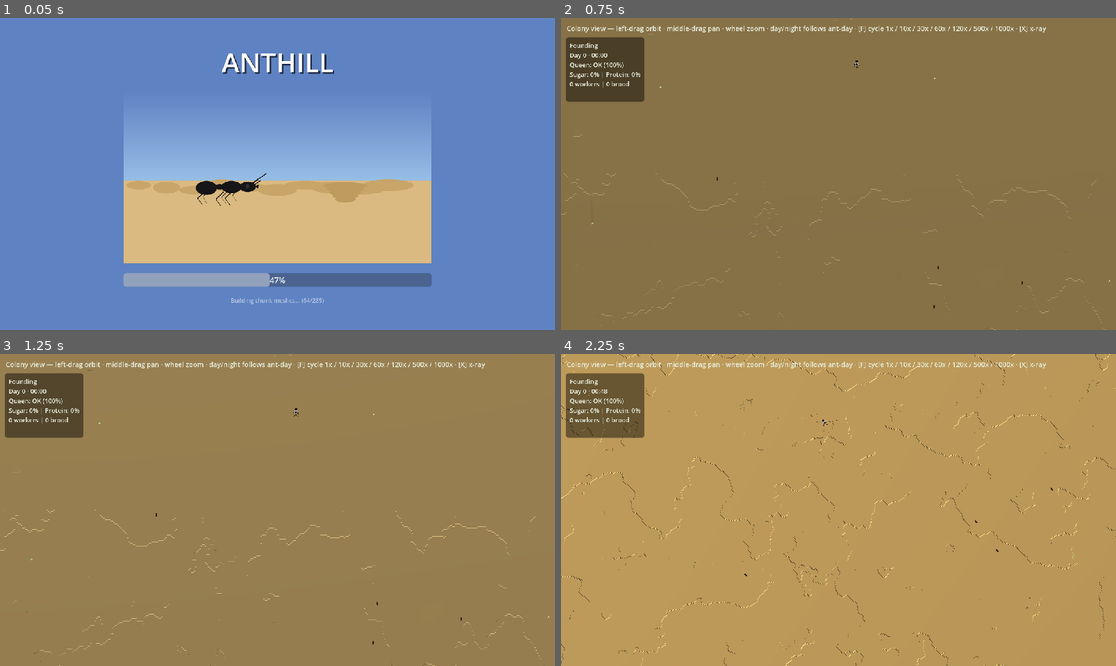
Above: before the commit, frames 1-4 (two rows, left to right).
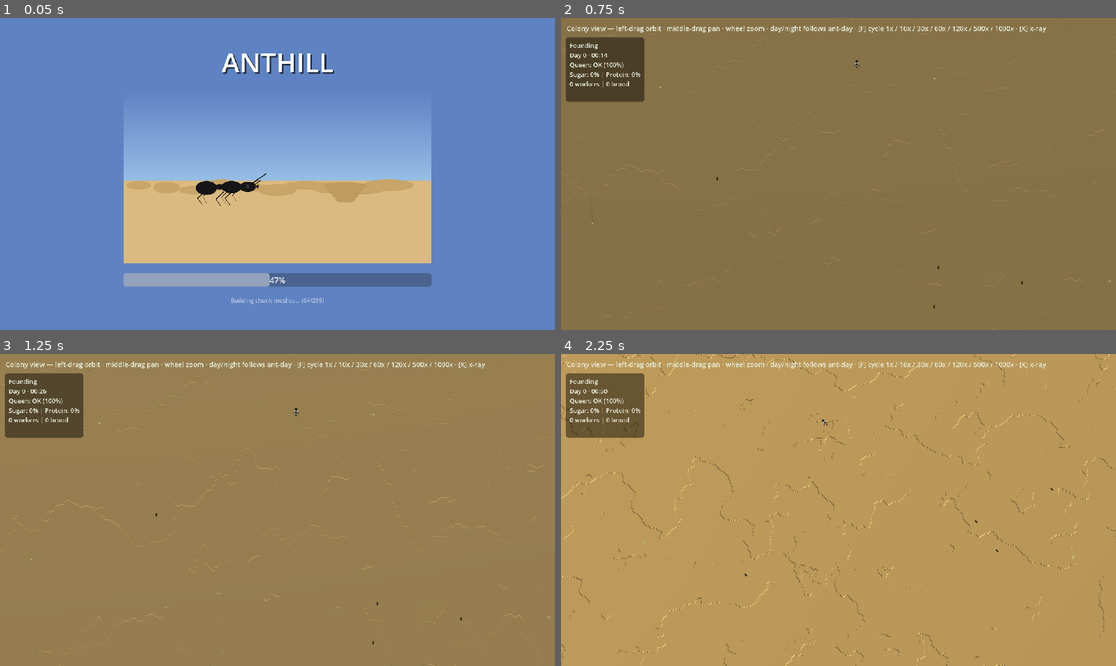
Above: after the commit, the same moments.

Repository: 151henry151/anthill
Game: Godot game, scene res://scenes/loading_screen.tscn
Same seed, same stepped clock (60 frames per second), same inputs: the game is played once before the commit and once after it.
Inputs (mouse positions are in pixels of both pictures, inside the frame that each line leads up to):
- Up to frame 1 (0.05 s): no input
- Up to frame 2 (0.75 s): tap Enter at 0.5 s; move the mouse to (960, 158) at 0.52 s; hold D from 0.53 s (still down); tap E at 0.6 s; click (960, 158) at 0.67 s
- Up to frame 3 (1.25 s): keep holding D; tap Space at 0.77 s
- Up to frame 4 (2.25 s): release D at 1.25 s; drag from (727, 525) to (810, 572) at 1.27 s; move the mouse to (894, 441) at 2.02 s; hold D from 2.03 s (still down); hold Shift from 2.03 s (still down)

Frame 1 is identical in both runs. In frame 2, 0.2% of the frame differs, in the area x 0-100%, y 11-100%; in frame 3, 0.4%; in frame 4, 1.2%, in the area x 0-100%, y 0-100%.

Commit message:
Scale tick-based sim with fast-forward; 4x MSAA; cap sim sub-steps
- Run round(time_scale) sub-steps per physics frame for colony clock and queen
- Enable project MSAA; document CHANGELOG 0.5.23

Diff:
--- a/game/anthill/project.godot
+++ b/game/anthill/project.godot
@@ -37,3 +37,5 @@
 
 textures/canvas_textures/default_texture_filter=0
 renderer/rendering_method="gl_compatibility"
+; 0=disabled, 1=2x, 2=4x, 3=8x — MSAA smooths mesh edges (less jaggy voxels).
+anti_aliasing/quality/msaa_3d=2
--- a/game/anthill/scripts/constants.gd
+++ b/game/anthill/scripts/constants.gd
@@ -210,6 +210,8 @@
 # ---------------------------------------------------------------------------
 ## **[F]** cycles: **1×** → **10×** → **30×** → **60×** → **120×** → **500×** → **1000×** → **1×** …
 const FAST_FORWARD_SPEEDS: Array[float] = [10.0, 30.0, 60.0, 120.0, 500.0, 1000.0]
+## Max simulation sub-steps per physics frame (**`round(Engine.time_scale)`**); avoids pathological frame times if **`time_scale`** is huge.
+const FAST_FORWARD_SIM_STEPS_CAP := 4000
 
 # ---------------------------------------------------------------------------
 # Worker movement intervals (seconds between steps)
--- a/game/anthill/scripts/main_controller.gd
+++ b/game/anthill/scripts/main_controller.gd
@@ -241,10 +241,33 @@
 		and _queen.sand_physics_suppressed()
 	)
 	var sand_us: int = 0
-	if _sand_step != null and not world.sand_idle and not suppress_sand:
-		var t_sand := Time.get_ticks_usec()
-		_sand_step.step(world)
-		sand_us = Time.get_ticks_usec() - t_sand
+	## **`Engine.time_scale`** scales **`delta`** for nodes but does **not** add extra physics callbacks per real second, so tick-based sim ( **`_game_tick += 1`** ) must advance **`round(time_scale)`** sub-steps per frame to make **[F]** fast-forward affect ant-days and brood.
+	var sim_steps: int = maxi(1, int(round(Engine.time_scale)))
+	sim_steps = mini(sim_steps, _Const.FAST_FORWARD_SIM_STEPS_CAP)
+	var t_sys := Time.get_ticks_usec()
+	for _k in range(sim_steps):
+		if _sand_step != null and not world.sand_idle and not suppress_sand:
+			var t_s2 := Time.get_ticks_usec()
+			_sand_step.step(world)
+			sand_us += Time.get_ticks_usec() - t_s2
+		_game_tick += 1
+		if _day_night:
+			_day_night.set_game_tick(_game_tick)
+		_game_day = _game_tick / _Const.TICKS_PER_ANT_DAY
+		var worker_n: int = colony_ants.get_worker_count() if colony_ants else 0
+		if is_instance_valid(_queen) and _queen.has_method("care_for_brood"):
+			_queen.care_for_brood(worker_n)
+		if worker_n > 0 and _brood_manager and _brood_manager.has_method("feed_all_larvae"):
+			_brood_manager.call("feed_all_larvae", _Const.WORKER_BROOD_CARE_PER_TICK)
+		if _brood_manager:
+			_brood_manager.tick()
+		if _pheromone_field:
+			_pheromone_field.tick()
+		if _building_pheromone:
+			_building_pheromone.tick()
+		for fs in _food_sources:
+			if is_instance_valid(fs):
+				fs.tick()
 	PerfTrace.set_sand_usec(sand_us)
 	var t_meshq := Time.get_ticks_usec()
 	if world.take_mesh_dirty():
@@ -262,28 +285,8 @@
 		rebuild_n += 1
 		budget -= 1
 	PerfTrace.set_mesh_rebuild_usec(Time.get_ticks_usec() - t_rebuild, rebuild_n)
-	var t_sys := Time.get_ticks_usec()
-	_game_tick += 1
-	if _day_night:
-		_day_night.set_game_tick(_game_tick)
-	_game_day = _game_tick / _Const.TICKS_PER_ANT_DAY
-	var worker_n: int = colony_ants.get_worker_count() if colony_ants else 0
-	if is_instance_valid(_queen) and _queen.has_method("care_for_brood"):
-		_queen.care_for_brood(worker_n)
-	if worker_n > 0 and _brood_manager and _brood_manager.has_method("feed_all_larvae"):
-		_brood_manager.call("feed_all_larvae", _Const.WORKER_BROOD_CARE_PER_TICK)
-	if _brood_manager:
-		_brood_manager.tick()
-	if _pheromone_field:
-		_pheromone_field.tick()
-	if _building_pheromone:
-		_building_pheromone.tick()
-	for fs in _food_sources:
-		if is_instance_valid(fs):
-			fs.tick()
 	_update_colony_stage()
-	if _game_tick % 60 == 0:
-		_update_hud()
+	_update_hud()
 	PerfTrace.set_systems_usec(Time.get_ticks_usec() - t_sys)
 	PerfTrace.set_context(
 		_game_tick,
--- a/game/anthill/scripts/queen_ant.gd
+++ b/game/anthill/scripts/queen_ant.gd
@@ -178,7 +178,8 @@
 
 func _physics_process(delta: float) -> void:
 	var t0 := Time.get_ticks_usec()
-	age_ticks += 1
+	var sim_steps: int = maxi(1, mini(int(round(Engine.time_scale)), _Const.FAST_FORWARD_SIM_STEPS_CAP))
+	age_ticks += sim_steps
 	match state:
 		QueenState.FLYING_IN:
 			_process_fly_in(delta)
@@ -189,9 +190,11 @@
 		QueenState.DIGGING:
 			_process_digging(delta)
 		QueenState.CLAUSTRAL:
-			_process_claustral(delta)
+			for _i in range(sim_steps):
+				_process_claustral_step()
 		QueenState.ESTABLISHED:
-			_process_established(delta)
+			for _i in range(sim_steps):
+				_process_established_step()
 	PerfTrace.set_queen_usec(Time.get_ticks_usec() - t0)
 
 
@@ -612,7 +615,9 @@
 	founding_chamber_ready.emit(_founding_chamber_center)
 
 
-func _process_claustral(_delta: float) -> void:
+func _process_claustral_step() -> void:
+	if energy_reserve <= 0.0:
+		return
 	energy_reserve -= _Const.QUEEN_CLAUSTRAL_ENERGY_DRAIN_PER_TICK
 	if energy_reserve <= 0.0:
 		energy_reserve = 0.0
@@ -638,7 +643,7 @@
 		egg_laid.emit(worker_count, false)
 
 
-func _process_established(_delta: float) -> void:
+func _process_established_step() -> void:
 	_egg_timer_ticks += 1
 	if _egg_timer_ticks >= _Const.QUEEN_ESTABLISHED_EGG_INTERVAL_TICKS:
 		var batch: int = _rng.randi_range(4, 10)
Not shown, changed: CHANGELOG.md
